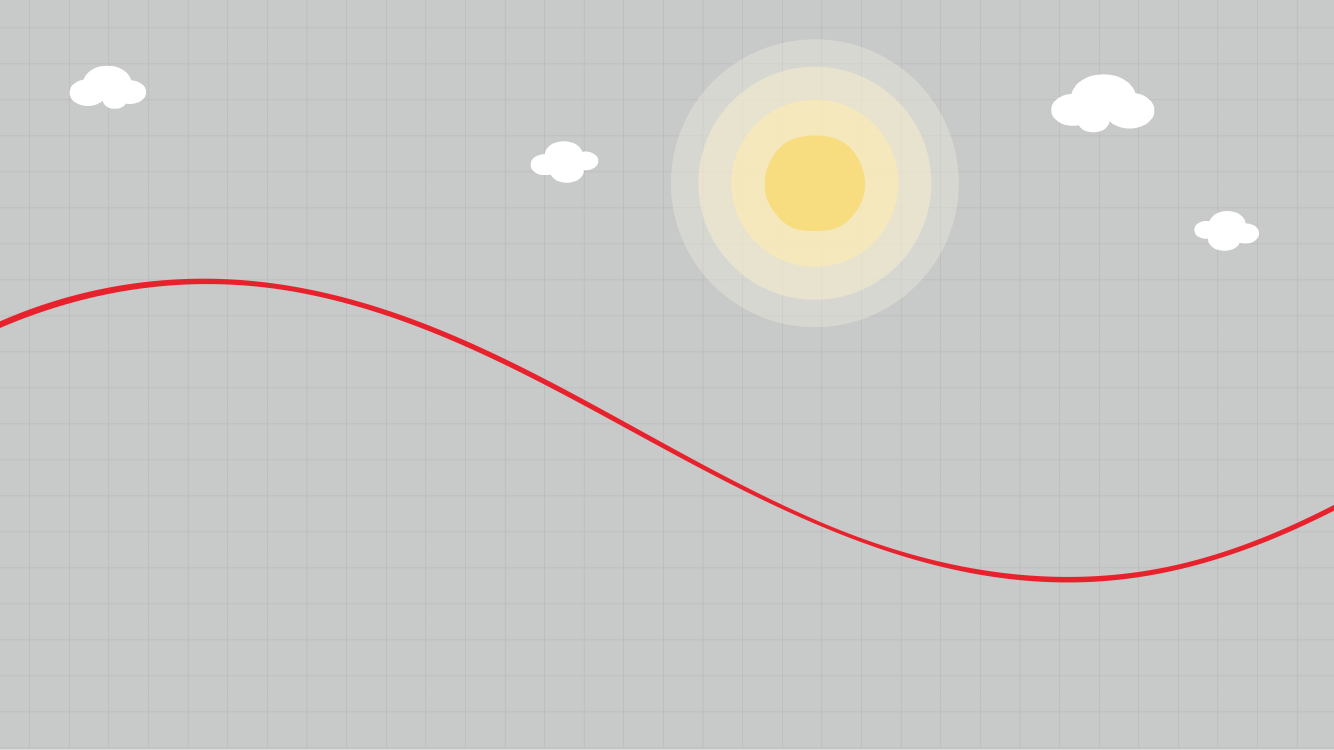
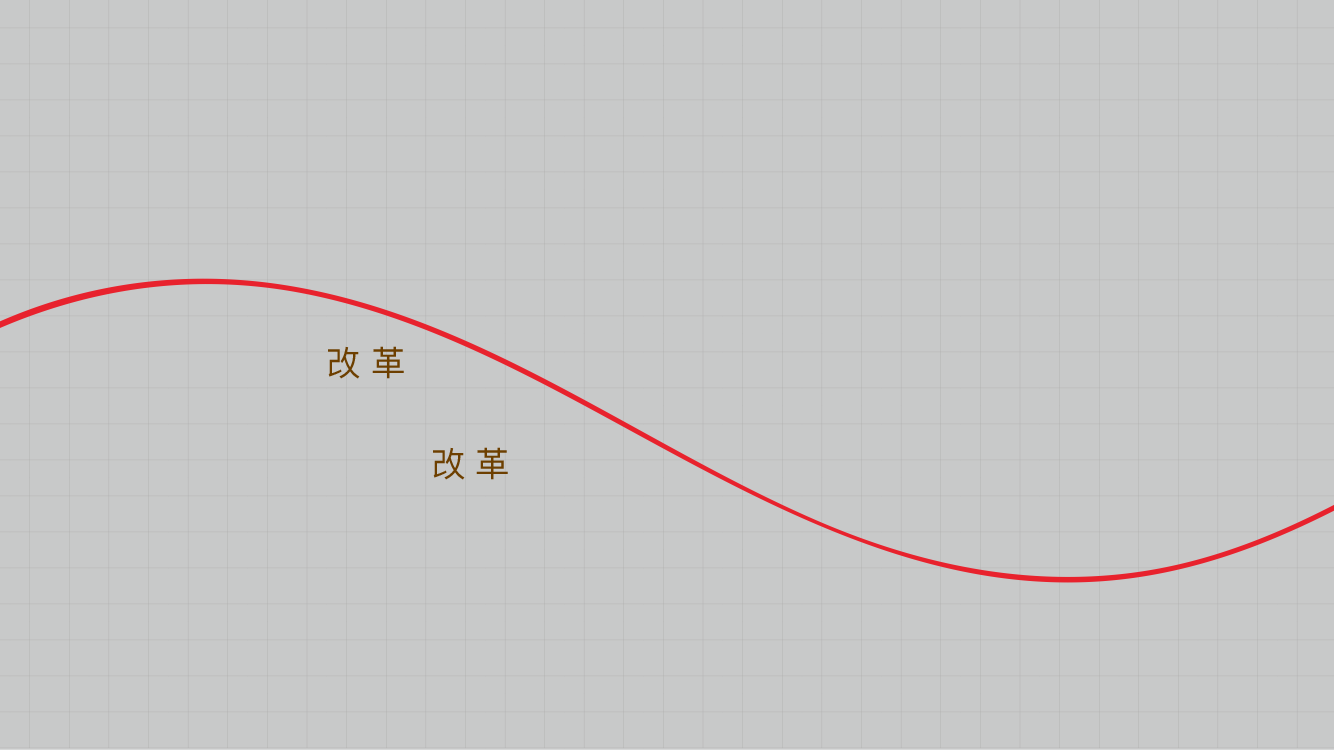
Layer changes from the first 1334 x 750 image to the second:
removed group "场景1-黑白云" (4 layers) over [69, 65, 1259, 251]
removed layer "<图像>" (1st of 5, in "场景1-黑白云") from group "场景1-黑白云" over [530, 141, 599, 183]
removed layer "<图像>" (2nd of 5, in "场景1-黑白云") from group "场景1-黑白云" over [1051, 74, 1155, 133]
removed layer "<图像>" (3rd of 5, in "场景1-黑白云") from group "场景1-黑白云" over [1194, 211, 1259, 251]
removed layer "<图像>" (4th of 5, in "场景1-黑白云") from group "场景1-黑白云" over [69, 65, 146, 109]
removed group "场景1-光" (4 layers) over [671, 39, 959, 327]
removed layer "<路径>" (1st of 4, in "场景1-光") from group "场景1-光" over [764, 135, 866, 231]
removed layer "<路径>" (2nd of 4, in "场景1-光") (was 69%) from group "场景1-光" over [731, 99, 899, 267]
removed layer "<路径>" (3rd of 4, in "场景1-光") (was 46%) from group "场景1-光" over [698, 66, 932, 300]
removed layer "<路径>" (4th of 4, in "场景1-光") (was 29%) from group "场景1-光" over [671, 39, 959, 327]
added layer "改革" above "改革1" over [433, 447, 508, 480]
added layer "改革1" above "背景灰色" over [328, 346, 404, 379]
